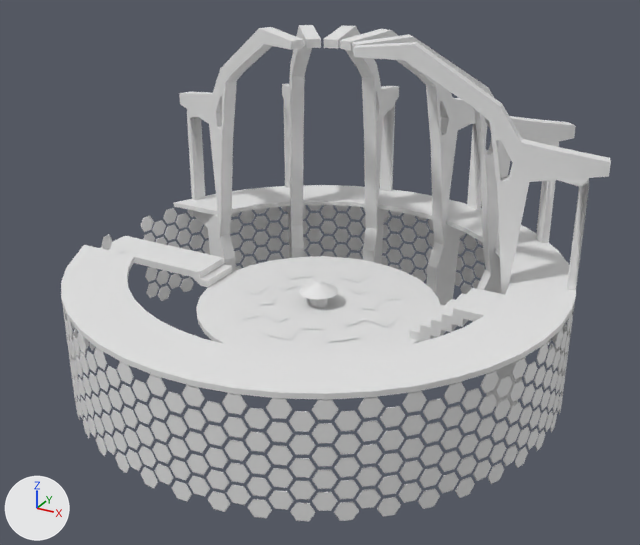
Renders of the OBJ model Models/Matt Smith Interior.obj from each side of a commit.
Both versions are drawn from a 50 mm camera at (38.9, -70.4, 38.6) aimed at (0.9, -1.4, 4.1). Arrows for +X, +Y and +Z are at lower left; the lights stay in place. Where no turn or scale is listed for an object, it has been applied to the vertices.

In view in the first picture: 'Catwalk', 'Grating', 'Hexagon-One', 'Hexagon-Two', 'Pillars_1', 'Platform', 'Stairs'.
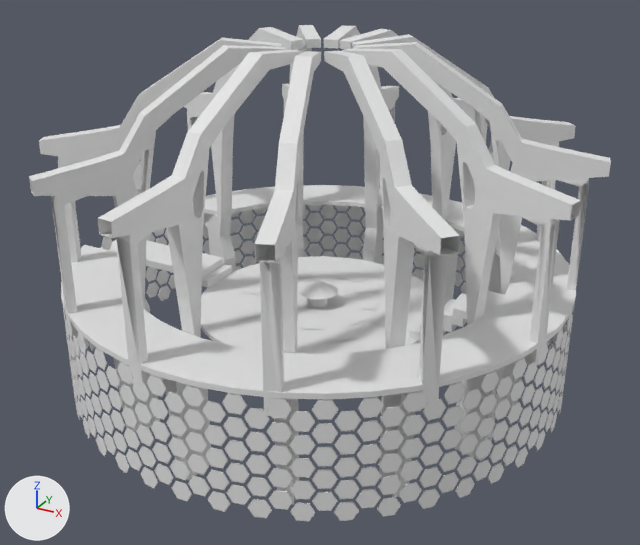
Diff of the bpy script that builds the scene:
```diff
--- a/Models/Matt Smith Interior.obj.py
+++ b/Models/Matt Smith Interior.obj.py
@@ me_pillars_1 @@
 me_pillars_1.from_pydata(...)  # 420 vertices, 852 faces; spans x -23.8..25.3, y 0.2..25.8, z -9.0..25.9
 # used by ob_pillars_1; location = (0.0, 0.0, 0.0)
+# me_pillars_1 part 1: the loose piece of 70 vertices spanning x 3.0..25.3, y 0.2..7.4, z -9.0..25.9 is copied, and the copy is turned -28 degrees about the z axis through the mesh origin; it spans x 3.0..25.5, y -6.5..-0.1, z -9.0..25.9
+# me_pillars_1 part 2: the loose piece of 70 vertices spanning x 3.0..25.3, y 0.2..7.4, z -9.0..25.9 is copied, and the copy is turned -56 degrees about the z axis through the mesh origin; it spans x 2.0..20.1, y -17.6..-1.6, z -9.0..25.9
+# me_pillars_1 part 3: the loose piece of 70 vertices spanning x 3.0..25.3, y 0.2..7.4, z -9.0..25.9 is copied, and the copy is turned -84 degrees about the z axis through the mesh origin; it spans x 0.5..10.0, y -24.5..-2.8, z -9.0..25.9
+# me_pillars_1 part 4: the loose piece of 70 vertices spanning x -4.8..0.2, y 3.1..25.8, z -9.0..25.9 is copied, and the copy is turned 164 degrees about the z axis through the mesh origin; it spans x -3.9..0.3, y -25.9..-3.2, z -9.0..25.9
+# me_pillars_1 part 5: the loose piece of 70 vertices spanning x -23.8..-2.7, y 0.8..11.6, z -9.0..25.9 is copied, and the copy is turned 80 degrees about the z axis through the mesh origin; it spans x -15.5..-1.3, y -21.7..-2.3, z -9.0..25.9
+# me_pillars_1 part 6: the loose piece of 70 vertices spanning x -23.8..-2.7, y 0.8..11.6, z -9.0..25.9 is copied, and the copy is turned 52 degrees about the z axis through the mesh origin; it spans x -23.5..-2.6, y -12.4..-0.9, z -9.0..25.9
```

Where the change shows, as pixel boxes (x1, y1, x2, y2) in the pictures (640 x 545 px):
'Pillars_1', reshaped (35% wider, 25% taller): before (179, 25, 611, 409); after (29, 25, 611, 505)
part 1 of me_pillars_1, added: after (342, 48, 581, 461)
part 2 of me_pillars_1, added: after (324, 51, 460, 497)
part 3 of me_pillars_1, added: after (254, 51, 321, 505)
part 4 of me_pillars_1, added: after (98, 49, 303, 480)
part 5 of me_pillars_1, added: after (29, 45, 288, 432)
part 6 of me_pillars_1, added: after (39, 38, 282, 313)
